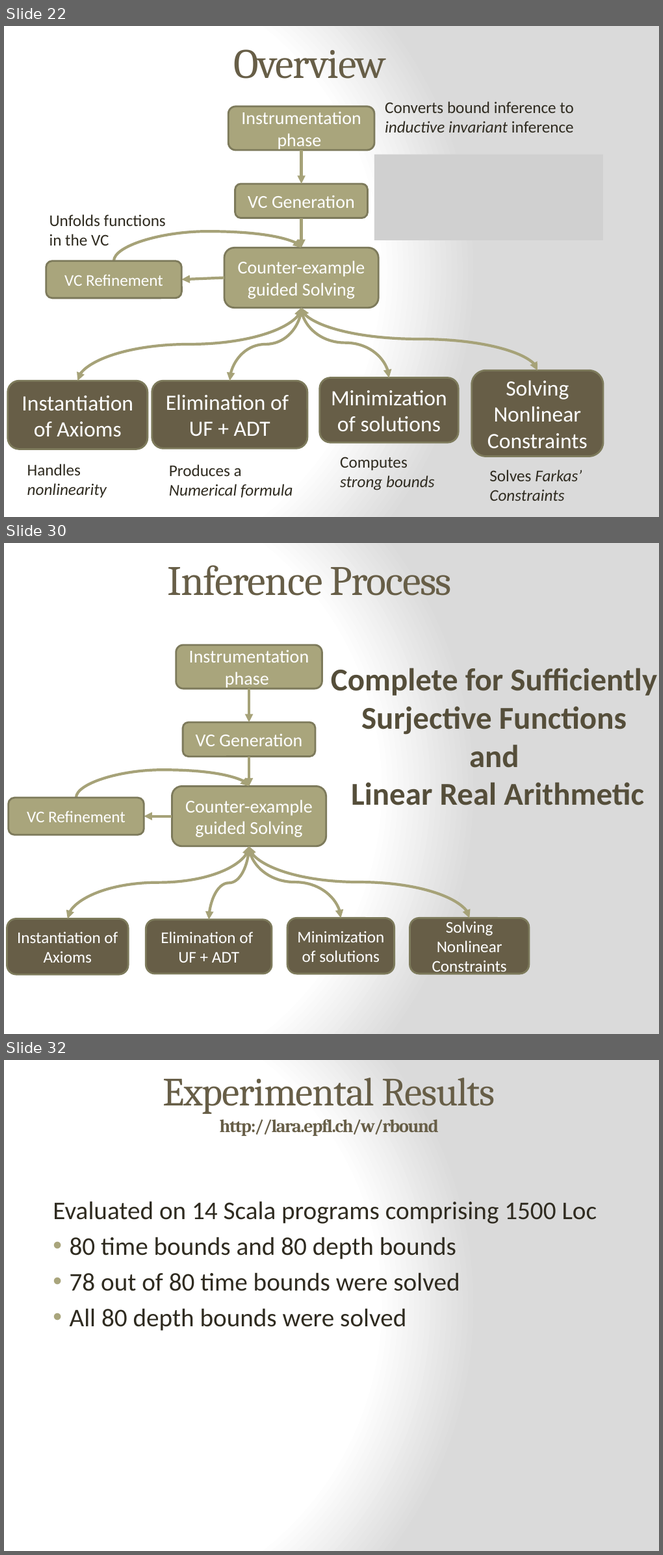
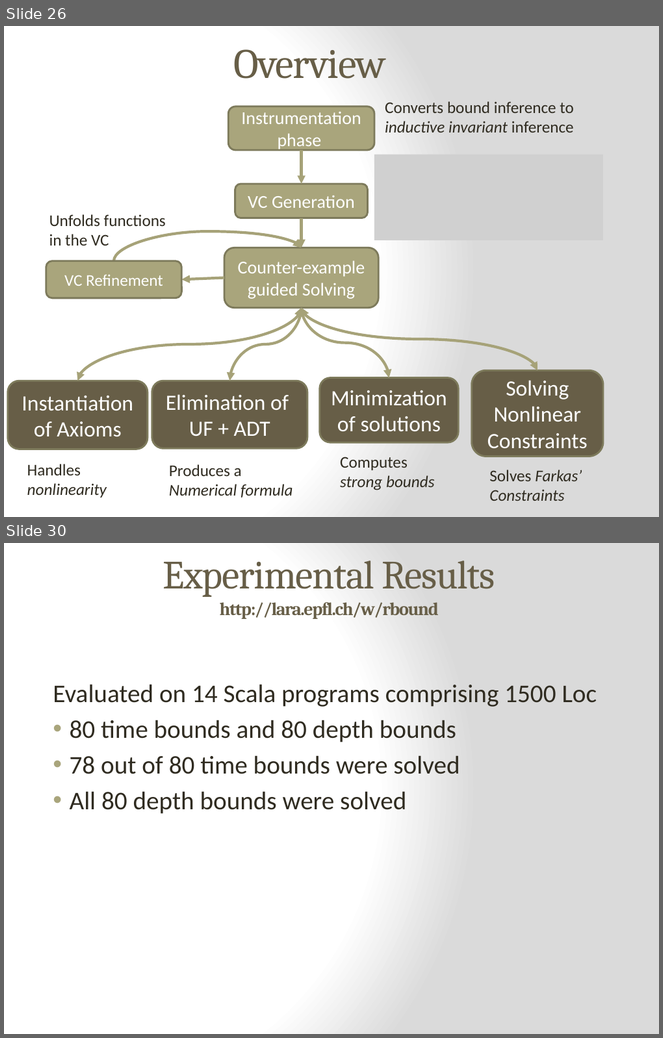
Before and after one commit to epfl-lara/leon, a slide deck: slides/Invariant&BoundInference.pptx. Shown one above the other, each under a label of ours: slides 22, 30 and 32 before the commit, slides 26 and 30 after it; the slides between them are not shown. The pictures are 663x1555 and 663x1038 pixels, drawn with LibreOffice and Linux fonts; fonts in the diff are those of the drawing; grey boxes stand for pictures. Boxes give left, top, right and bottom in pixels: in the first picture for what was removed or moved away, otherwise in the second. Text is boxed around its words. In the diff, an @@ line names an element or a change of style, - is before the commit and + after.

```diff
--- a/slides/Invariant&BoundInference.pptx
+++ b/slides/Invariant&BoundInference.pptx
@@ slide 30 removed at (4,543,659,1034), background gradient #FFFFFF to #DADADA @@
@@ title removed at (168,565,452,596) @@
-Inference Process
@@ rounded rectangle removed at (176,645,322,689) @@
-Instrumentation phase
@@ text removed at (331,668,657,806) @@
-Complete for Sufficiently
-Surjective Functions
-and
-Linear Real Arithmetic
@@ arrow removed from (249, 689) to (249, 722) @@
@@ rounded rectangle removed at (183,722,315,757) @@
-VC Generation
@@ arrow removed from (249, 757) to (249, 786) @@
@@ curved arrow removed from (76, 798) to (249, 786) @@
@@ rounded rectangle removed at (172,786,326,847) @@
-Counter-example guided Solving
@@ rounded rectangle removed at (9,798,144,835) @@
-VC Refinement
@@ arrow removed from (172, 816) to (144, 816) @@
@@ curved double arrow removed from (249, 847) to (68, 919) @@
@@ curved double arrow removed from (249, 847) to (209, 920) @@
@@ curved double arrow removed from (249, 847) to (341, 919) @@
@@ curved double arrow removed from (249, 847) to (470, 919) @@
@@ rounded rectangle removed at (7,919,128,975) @@
-Instantiation of Axioms
@@ rounded rectangle removed at (146,920,272,974) @@
-Elimination of
-UF + ADT
@@ rounded rectangle removed at (287,919,395,974) @@
-Minimization of solutions
@@ rounded rectangle removed at (410,919,529,974) @@
-Solving Nonlinear Constraints
@@ what was slide 22 is now slide 26 @@
@@ what was slide 32 is now slide 30 @@
```
Also in this commit, not shown: 9 slides changed, 7 slides added, 10 other slides removed.
